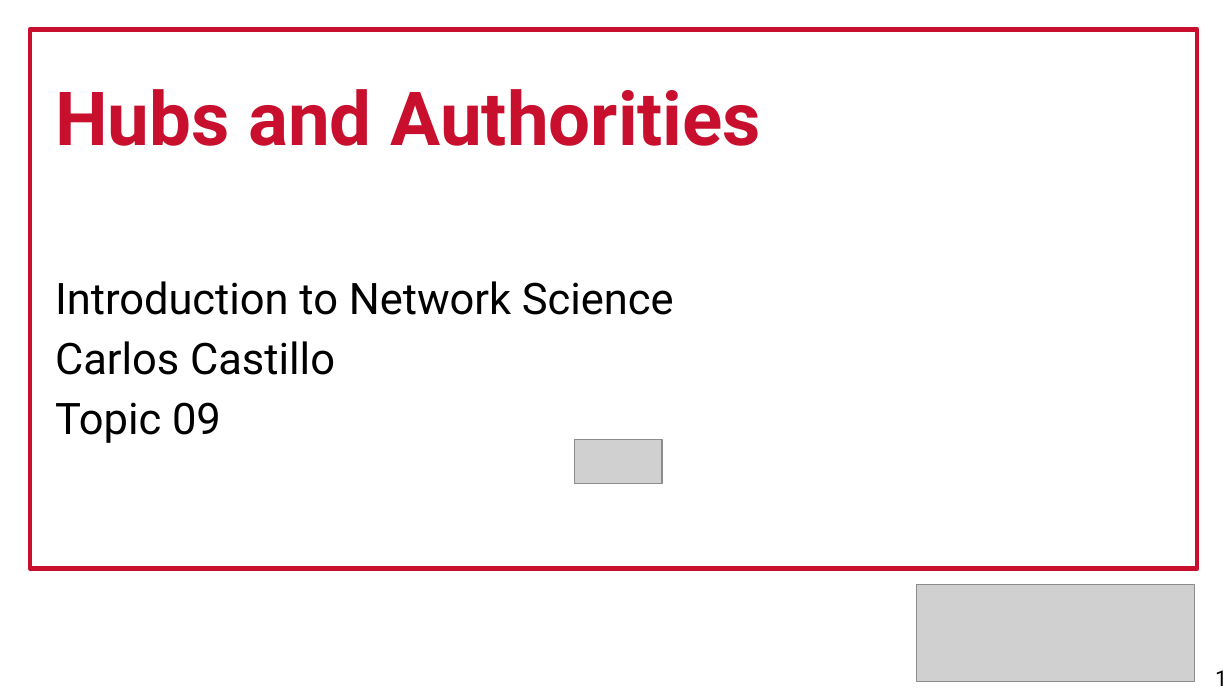
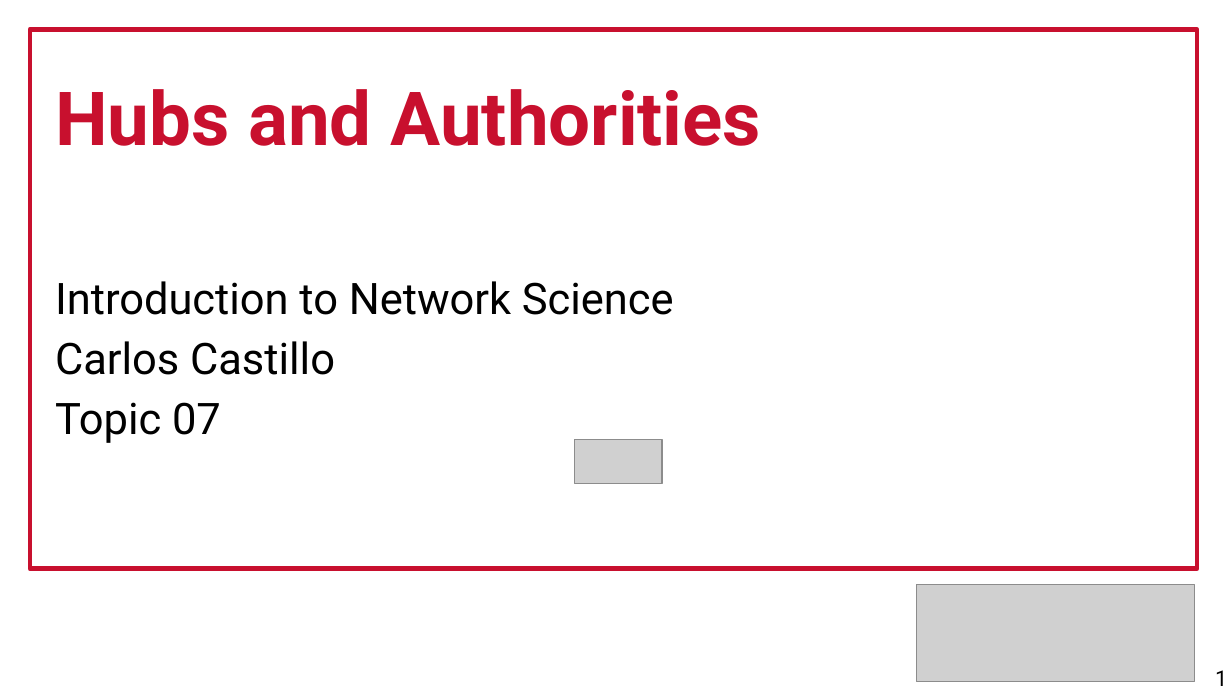
Before and after one commit to chatox/networks-science-course, a slide deck: slide 1 of theory/tt07_hubs_authorities.odp. Drawn at 1232x693 pixels with LibreOffice and Linux fonts; fonts in the diff are those of the drawing; grey boxes stand for pictures. Boxes give left, top, right and bottom in pixels: in the first picture for what was removed or moved away, otherwise in the second. Text is boxed around its words. In the diff, an @@ line names an element or a change of style, - is before the commit and + after.

Commit message:
Topic 7 summary

```diff
--- a/theory/tt07_hubs_authorities.odp
+++ b/theory/tt07_hubs_authorities.odp
@@ text at box(55, 402, 221, 443): text changed @@
-Topic 09
+Topic 07
```
Also in this commit, not shown: 7 other slides changed, 2 slides added, 2 other files.
